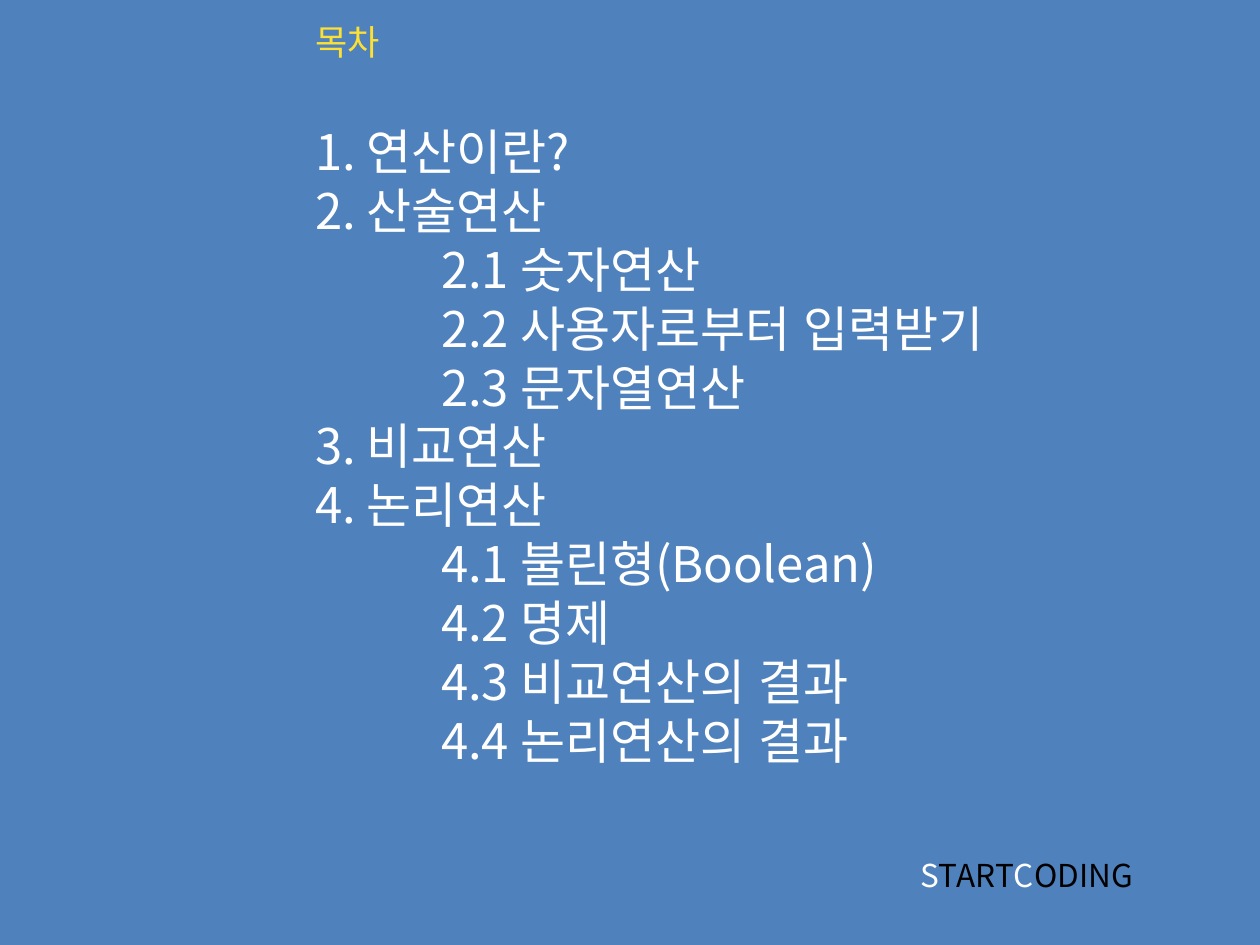
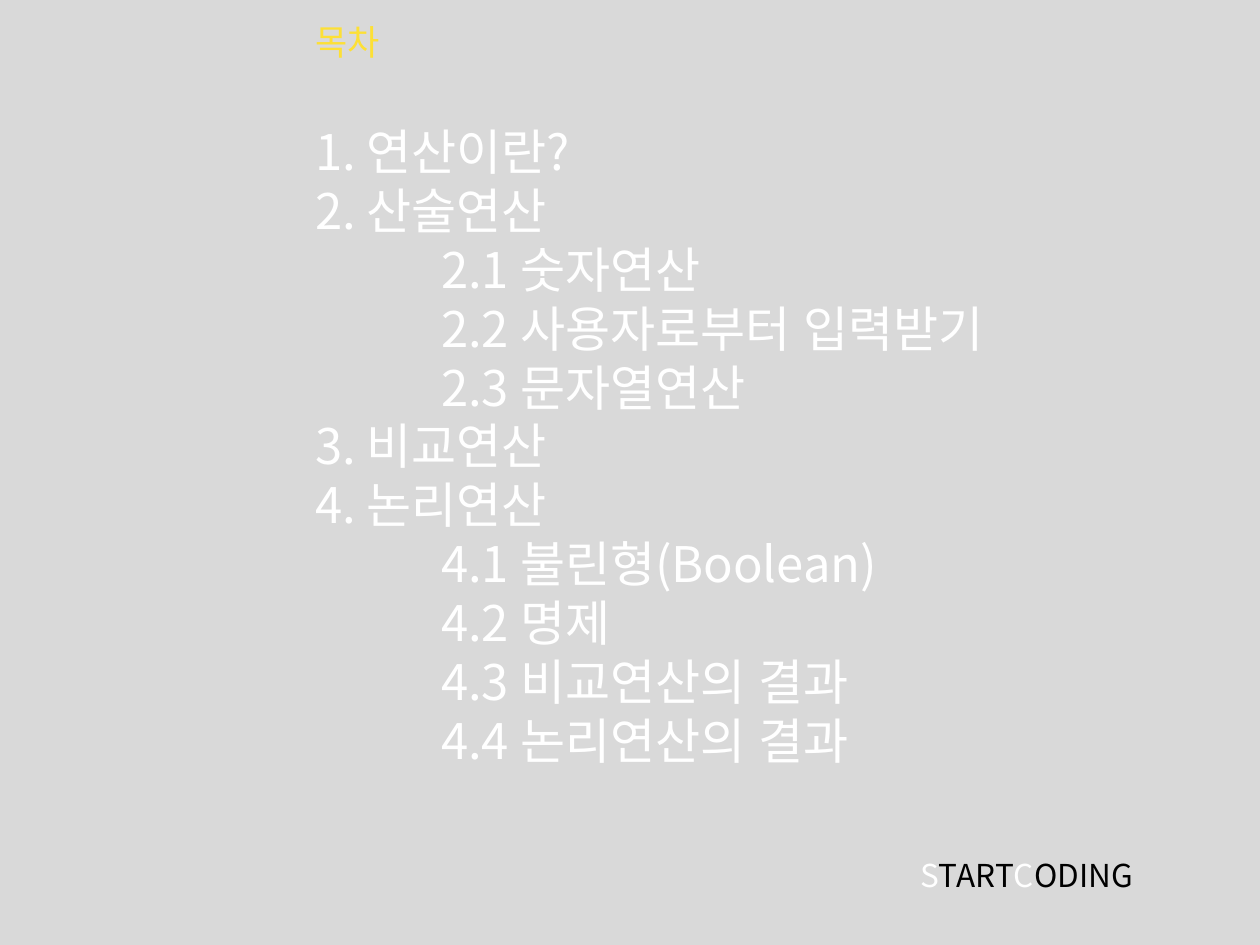
Before and after one commit to kwonkijun/python, a slide deck: slide 2 of 파이썬기초(PPT)/파이썬 기초 3강_연산과 연산자.pptx. Drawn at 1260x945 pixels with LibreOffice and Linux fonts; fonts in the diff are those of the drawing. Boxes give left, top, right and bottom in pixels: in the first picture for what was removed or moved away, otherwise in the second. Text is boxed around its words. In the diff, an @@ line names an element or a change of style, - is before the commit and + after.

```diff
--- a/파이썬기초(PPT)/파이썬 기초 3강_연산과 연산자.pptx
+++ b/파이썬기초(PPT)/파이썬 기초 3강_연산과 연산자.pptx
@@ background #4F81BD to #D9D9D9 @@
```
Also in this commit, not shown: 20 other slides changed, 1 other file.
